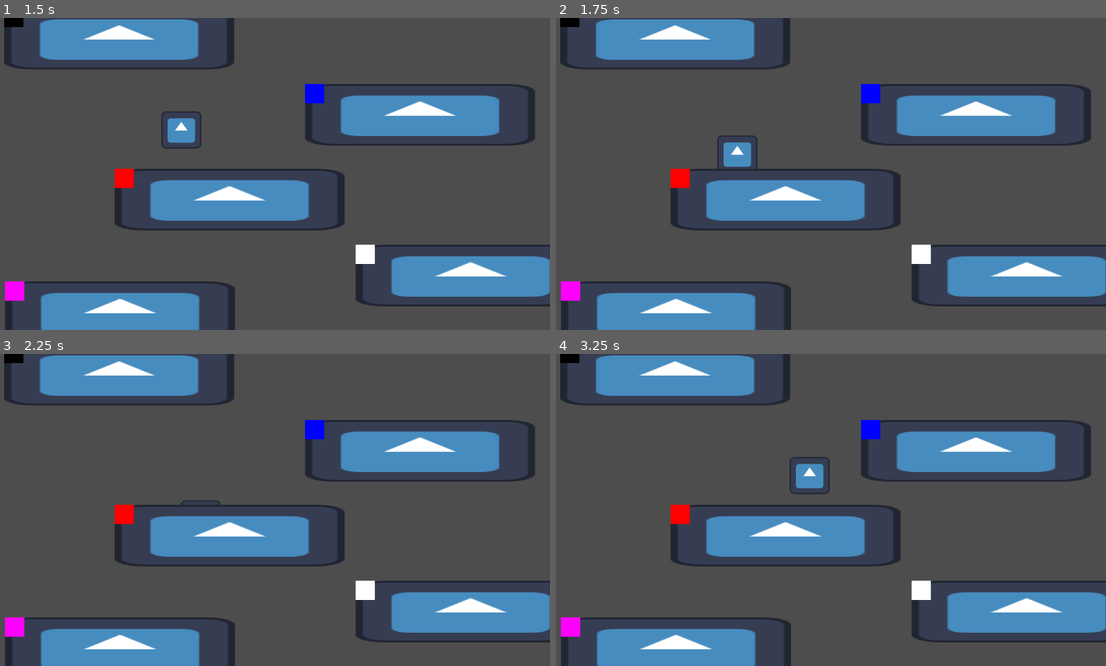
Above: before the commit, frames 1-4 (two rows, left to right).
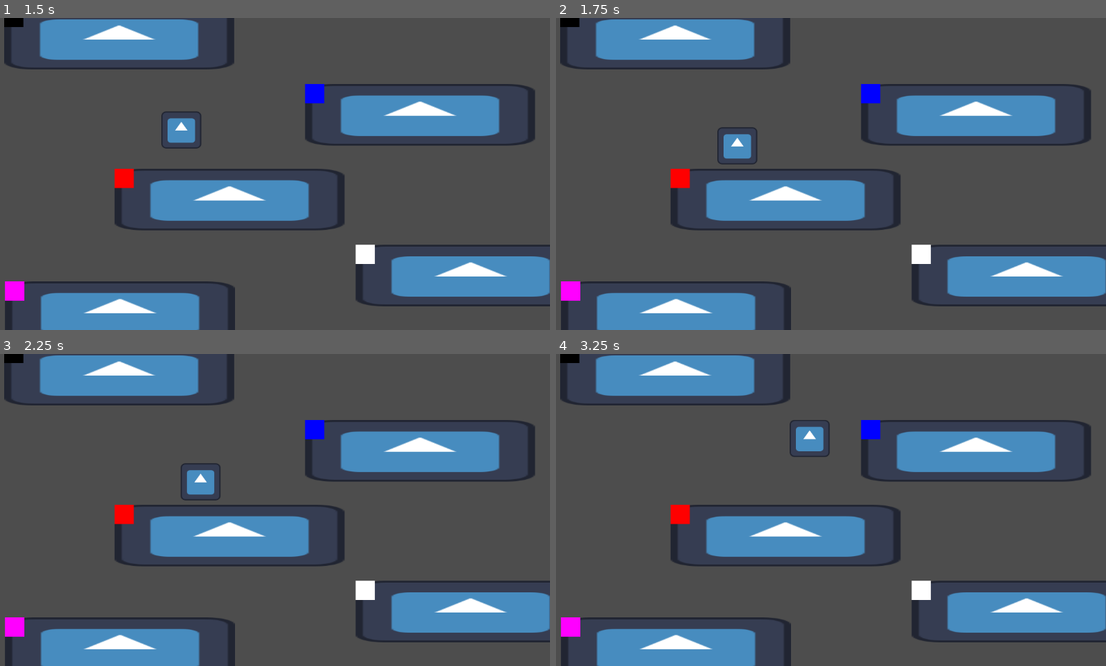
Above: after the commit, the same moments.

Repository: tulltoll/Maze-Runner
Game: Godot game, scene res://Scenes/mainscene.tscn
Same seed, same stepped clock (60 frames per second), same inputs: the game is played once before the commit and once after it. The engine's default icon, where the game draws it, is replaced by a stand-in: a white triangle on a blue panel in a dark square.
Inputs:
- Up to frame 1 (1.5 s): tap Enter at 0.5 s; hold D (move_right) 0.53-1.28 s; tap 2 (blue_mask) at 0.6 s; tap 1 (red_mask) at 0.8, 1.35 s; hold S (move_down) from 1.28 s (still down)
- Up to frame 2 (1.75 s): keep holding S (move_down); tap 2 (blue_mask) at 1.55 s
- Up to frame 3 (2.25 s): release S (move_down) at 2.03 s; hold D (move_right) from 2.03 s (still down); tap 2 (blue_mask) at 2.1 s
- Up to frame 4 (3.25 s): tap 1 (red_mask) at 2.3, 2.85 s; release D (move_right) at 2.78 s; hold W (move_up) from 2.78 s (still down); tap 2 (blue_mask) at 3.05 s

Frame 1 is identical in both runs. In frame 2, 0.4% of the frame differs, in the area x 29-37%, y 34-49%; in frame 3, 0.6%; in frame 4, 1.1%, in the area x 42-50%, y 21-45%.

Commit message:
la inn rød maske
Tror ikke det går å generere vegge slik jeg tenkte
Tror de må være annerledes

Diff:
--- a/maze-runner/Scripts/player.gd
+++ b/maze-runner/Scripts/player.gd
@@ -13,7 +13,7 @@
 
 func _ready() -> void:
 	collision_layer = PropertyContainer.player_layer # setter player sin collision layer
-	collision_mask = static_wall_layer|blue_wall_layer|red_wall_layer|purple_wall_layer #setter alle layers for de fargede veggenee
+	Change_Collision() #setter alle layers for de fargede veggenee
 
 func	 _process(delta: float) -> void:
 	velocity.y = 0
@@ -29,13 +29,16 @@
 
 	if Input.is_action_just_pressed("blue_mask"):
 		blue_mask_is_on = !blue_mask_is_on
-		print(blue_mask_is_on)
-		print(collision_mask)
+		print("blue", blue_mask_is_on)
+		Change_Collision()
+	if Input.is_action_just_pressed("red_mask"):
+		red_mask_is_on = !red_mask_is_on
+		print("red", red_mask_is_on)
 		Change_Collision()
 
 	move_and_slide()
 func Change_Collision():
-	set_collision_mask_value(blue_wall_layer, blue_mask_is_on)
-	set_collision_mask_value(red_wall_layer, red_mask_is_on)
-	set_collision_mask_value(purple_wall_layer, blue_mask_is_on and red_mask_is_on)
-	set_collision_mask_value(no_wall_layer, !blue_mask_is_on and !red_mask_is_on)
+	set_collision_mask_value(blue_wall_layer, !blue_mask_is_on)
+	set_collision_mask_value(red_wall_layer, !red_mask_is_on)
+	set_collision_mask_value(purple_wall_layer, !blue_mask_is_on and !red_mask_is_on)
+	set_collision_mask_value(no_wall_layer, blue_mask_is_on or red_mask_is_on)
